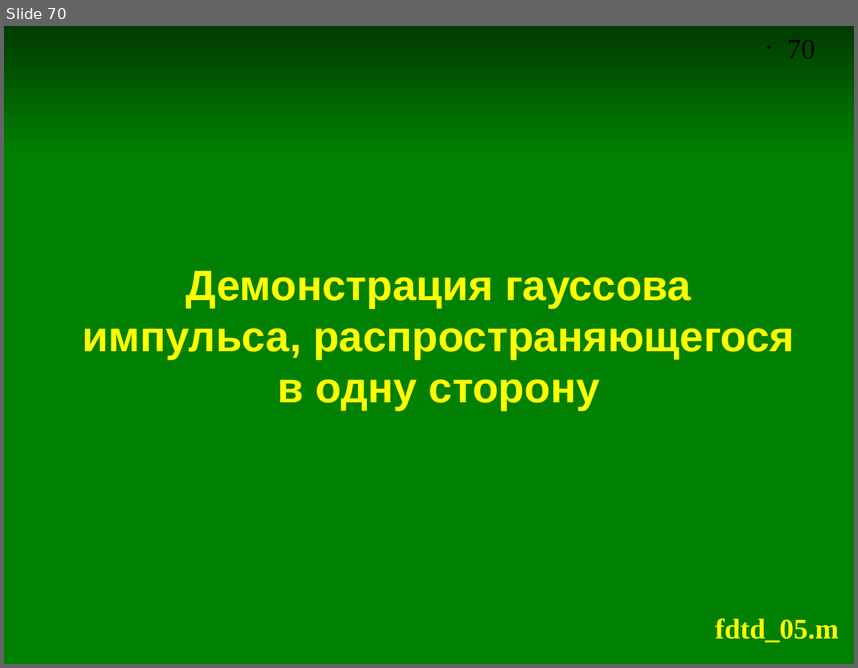
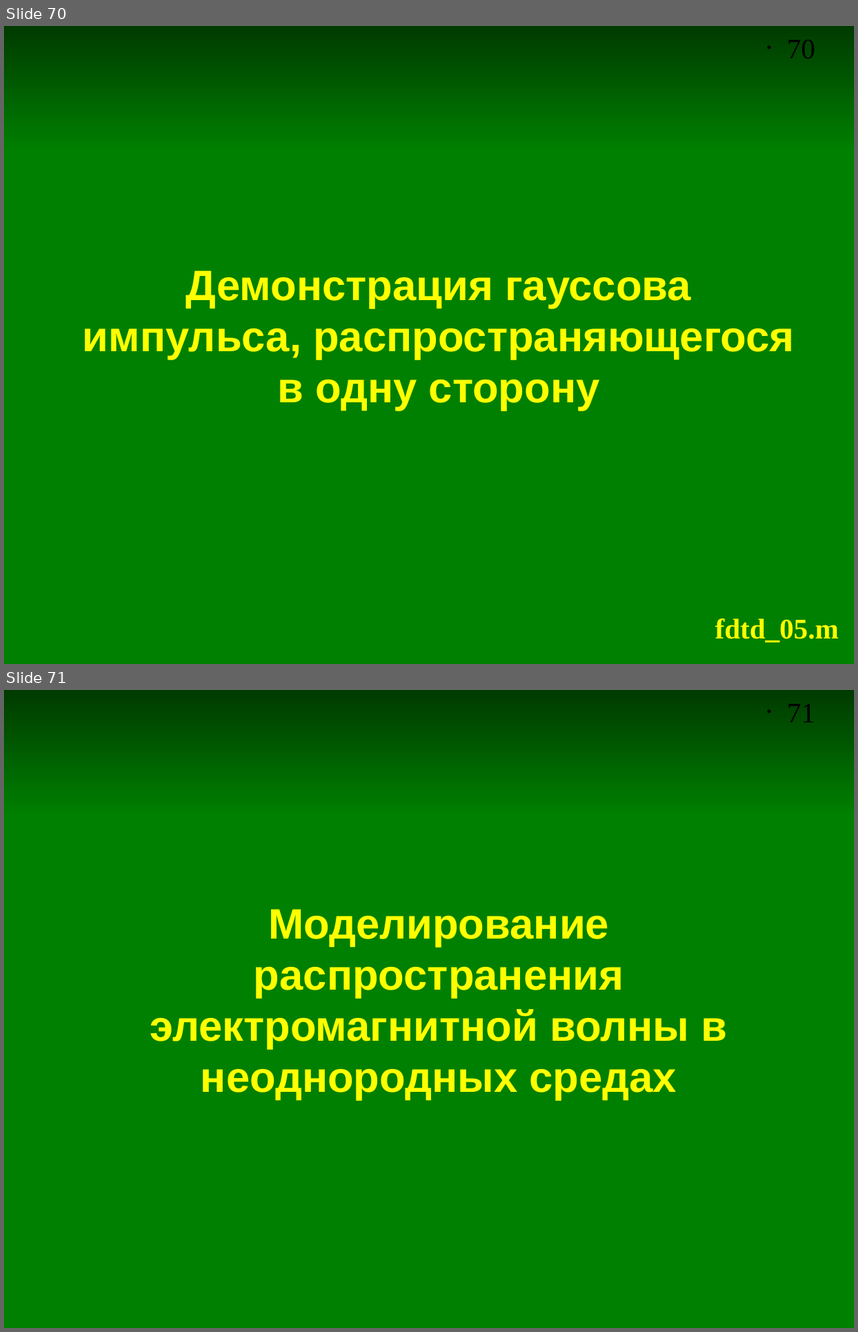
Before and after one commit to andris0147sv/modelling, a slide deck: presentations/2. FDTD.odp. Shown one above the other, each under a label of ours: slide 70 before the commit, slides 70 and 71 after it. The pictures are 858x668 and 858x1332 pixels, drawn with LibreOffice and Linux fonts; fonts in the diff are those of the drawing. Boxes give left, top, right and bottom in pixels: in the first picture for what was removed or moved away, otherwise in the second. Text is boxed around its words. In the diff, an @@ line names an element or a change of style, - is before the commit and + after.

Commit message:
Добавлены слайды про моделирование среды с потерями

```diff
--- a/presentations/2. FDTD.odp
+++ b/presentations/2. FDTD.odp
@@ slide 71 added at <box>4,690,854,1328</box>, background #FFFFFF; not listed: 2 template elements that a slide beside it also shows @@
@@ rectangle added at <box>4,814,854,1328</box>, fill #008000, outline #008000 0 pt @@
@@ title added at <box>150,909,728,1100</box>, 36 pt, text #FFFF00, bold @@
+Моделирование распространения электромагнитной волны в неоднородных средах
```
Also in this commit, not shown: 21 other slides added.
